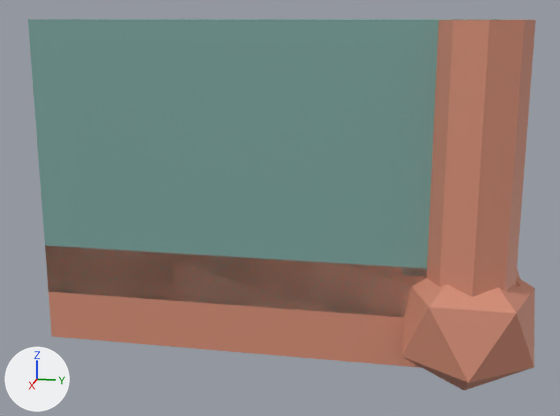
Before and after pictures for a commit that changed the FBX model Assets/_Project/Art/Models/Kit/TH_Tile_8.fbx.
Before and after are seen from a 50 mm lens placed at (1.405, -0.128, 0.554), pointed at (-0.193, -0.447, 0.154). Every picture has the same lights, and +X, +Y and +Z are marked at lower left. The picture after the commit comes second. Where no turn or scale is listed for an object, it has been applied to the vertices.

In view in the first picture: 'TH_Tile_8'.
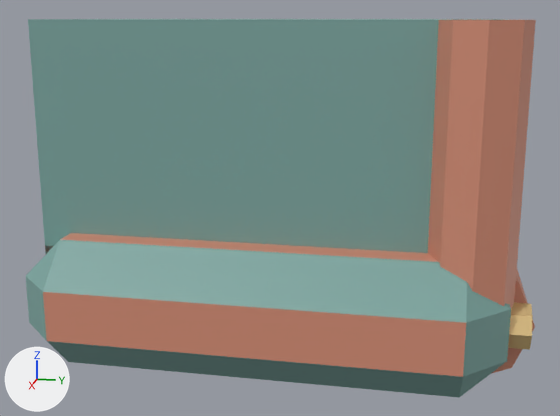
Pixel boxes [x1, y1, x2, y2] of what changed, in the pictures (560 x 416 px; the box of a moved part takes in the faces that stretch with it):
'TH_Tile_8', reshaped
    before: [28, 19, 536, 390]
    after: [26, 19, 536, 397]
part 1 of me_th_tile_8_001, added (beige)
    after: [508, 302, 533, 350]
part 2 of me_th_tile_8_001, moved or reshaped
    before: [402, 278, 535, 390]
    after: [26, 233, 511, 397]

The edits, one by one:
Material 'Metal.TH' (mat_metal_th) is new.
Its base color is (0.76, 0.56, 0.26) (beige #e2c58b).
Its metallic is 0.6.
Its roughness is 0.55.
me_th_tile_8_001 is used by ob_th_tile_8; location (0.0, 0.0, 0.0).
me_th_tile_8_001 had 60 vertices, 52 faces and spanned x -0.55..0.125, y -0.9..0.07, z -0.14..0.55.
me_th_tile_8_001 now has 88 vertices, 68 faces and spans x -0.55..0.13, y -0.92..0.07, z -0.13..0.55.
me_th_tile_8_001 part 1: a new loose piece, an 8-sided cylinder along y spanning x -0.045..0.045, y 0.02..0.06, z -0.045..0.045, in mat_metal_th (beige #e2c58b).
Part 2, on me_th_tile_8_001:
11 vertices are removed from x -0.125..0.125, y -0.169..0.069, z -0.14..0.063.
20 faces are deleted.
1 vertex moves from x 0.0, y -0.05, z 0.14 to x 0.13, y -0.06, z 0.05.
15 vertices are added at x -0.13..0.13, y -0.92..0.02, z -0.13..0.13.
8 new vertices lie (0.1, 0.0, 0.0) away from vertices in x -0.05, y -0.92..0.02, z -0.13..0.13.
20 new faces join them, mat_body_th (greyish cyan #7ca6a0).
6 new faces join them, mat_trim_th (beige #d48e76).
me_th_tile_8_001 gains material mat_metal_th (beige #e2c58b).
